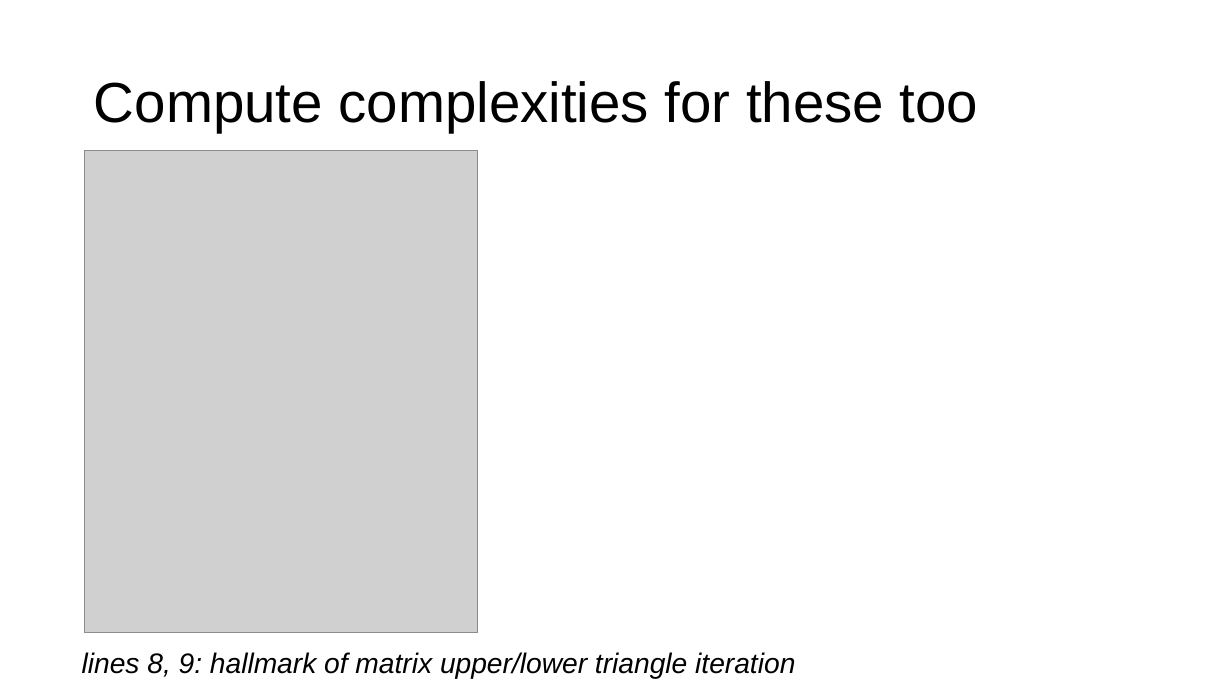
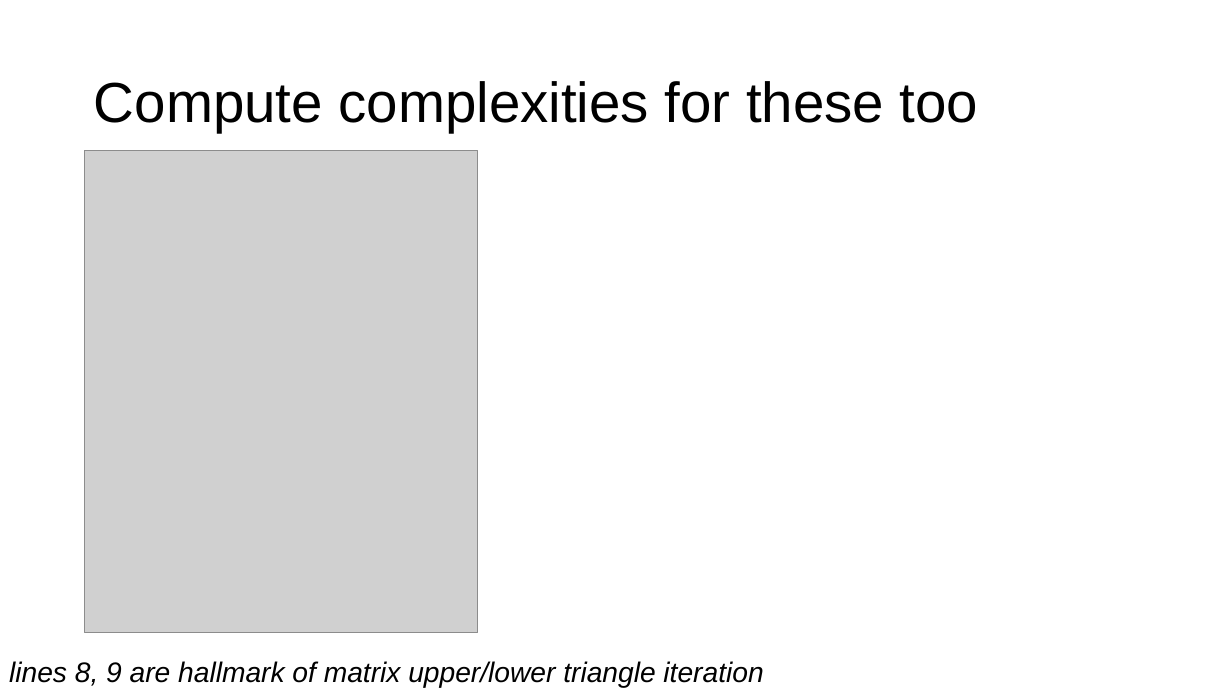
Before and after one commit to parrt/msds689, a slide deck: slide 28 of notes/complexity.pptx. Drawn at 1232x693 pixels with LibreOffice and Linux fonts; fonts in the diff are those of the drawing; grey boxes stand for pictures; background and template pictures are left out. Boxes give left, top, right and bottom in pixels: in the first picture for what was removed or moved away, otherwise in the second. Text is boxed around its words. In the diff, an @@ line names an element or a change of style, - is before the commit and + after.

```diff
--- a/notes/complexity.pptx
+++ b/notes/complexity.pptx
@@ text at <box>9,661,763,688</box>: text changed @@
-lines 8, 9: hallmark of matrix upper/lower triangle iteration
+lines 8, 9 are hallmark of matrix upper/lower triangle iteration
```
Also in this commit, not shown: 3 other slides changed, 3 other files.
